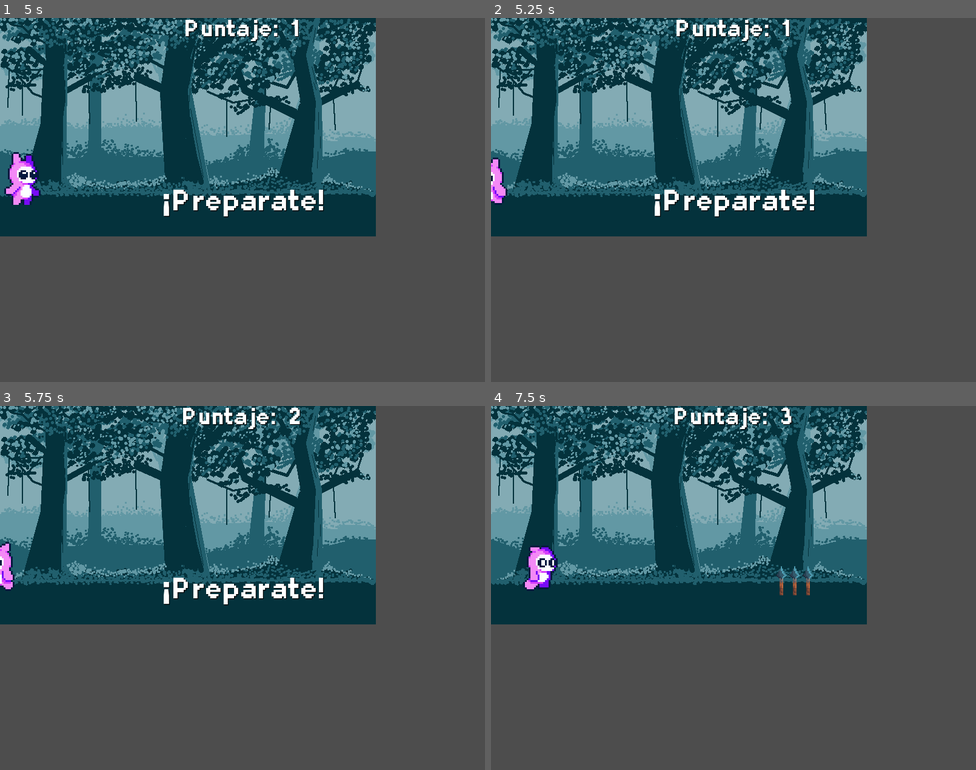
Above: before the commit, frames 1-4 (two rows, left to right).
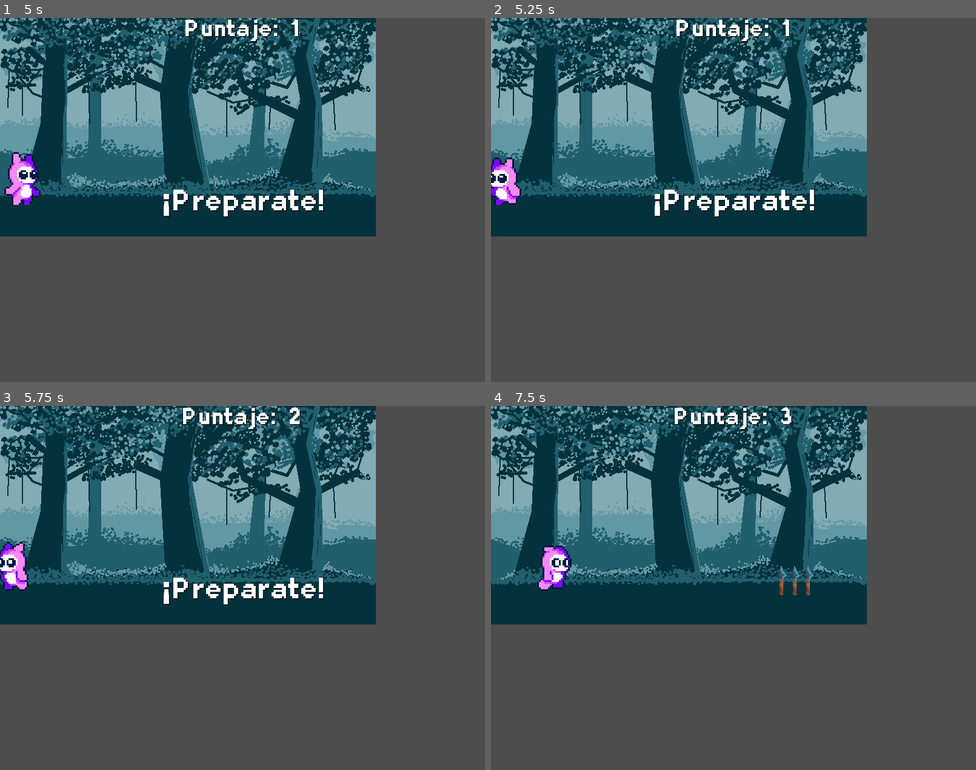
Above: after the commit, the same moments.

Repository: jjesus-dev/FV1-Racing
Game: Godot game, scene res://scenes/main.tscn
Same seed, same stepped clock (60 frames per second), same inputs: the game is played once before the commit and once after it.
Inputs:
- Up to frame 1 (5 s): click "Start" at 0.5 s; hold Right (move_right) 1.28-2.03 s; hold Left (move_left) 2.03-2.78 s; hold Right (move_right) 2.78-4.25 s; click "Start" at 4.25 s
- Up to frame 2 (5.25 s): hold Left (move_left) from 5.03 s (still down)
- Up to frame 3 (5.75 s): keep holding Left (move_left)
- Up to frame 4 (7.5 s): release Left (move_left) at 7.28 s; hold Right (move_right) from 7.28 s (still down)

Frame 1 is identical in both runs. In frame 2, 0.6% of the frame differs, in the area x 0-7%, y 38-52%; in frame 3, 0.7%; in frame 4, 1.0%, in the area x 6-17%, y 38-51%.

Commit message:
fix: corrige que el personaje no salga de la ventana

Diff:
--- a/scenes/player.gd
+++ b/scenes/player.gd
@@ -4,9 +4,11 @@
 @export var speed = 400
 var screen_size
 var face_to = 1
+var player_size
 
 func _ready():
 	screen_size = get_viewport_rect().size
+	player_size = $CollisionShape2D.shape.get_rect().size
 	hide()
 
 func _process(delta: float) -> void:
@@ -23,19 +25,19 @@
 	else:
 		$AnimatedSprite2D.flip_h = true
 
-	if velocity.length() == 0:
-		velocity = velocity.normalized()
-		$AnimatedSprite2D.animation = "idle"
-		$AnimatedSprite2D.play()
-	elif velocity.length() > 0:
+	if velocity.length() >= 0:
 		velocity = velocity.normalized() * speed
-		$AnimatedSprite2D.animation = "run"
 		$AnimatedSprite2D.play()
 	else:
 		$AnimatedSprite2D.stop()
 
+	if velocity.x != 0:
+		$AnimatedSprite2D.animation = "run"
+	else:
+		$AnimatedSprite2D.animation = "idle"
+
 	position += velocity * delta
-	position = position.clamp(Vector2.ZERO, screen_size)
+	position = position.clamp(Vector2.ZERO + (player_size / 2), screen_size - (player_size / 2))
 
 # Colocar _ antes de la variable body para hacerla opcional si después la necesitamos
 func _on_body_entered(_body: Node2D) -> void:
